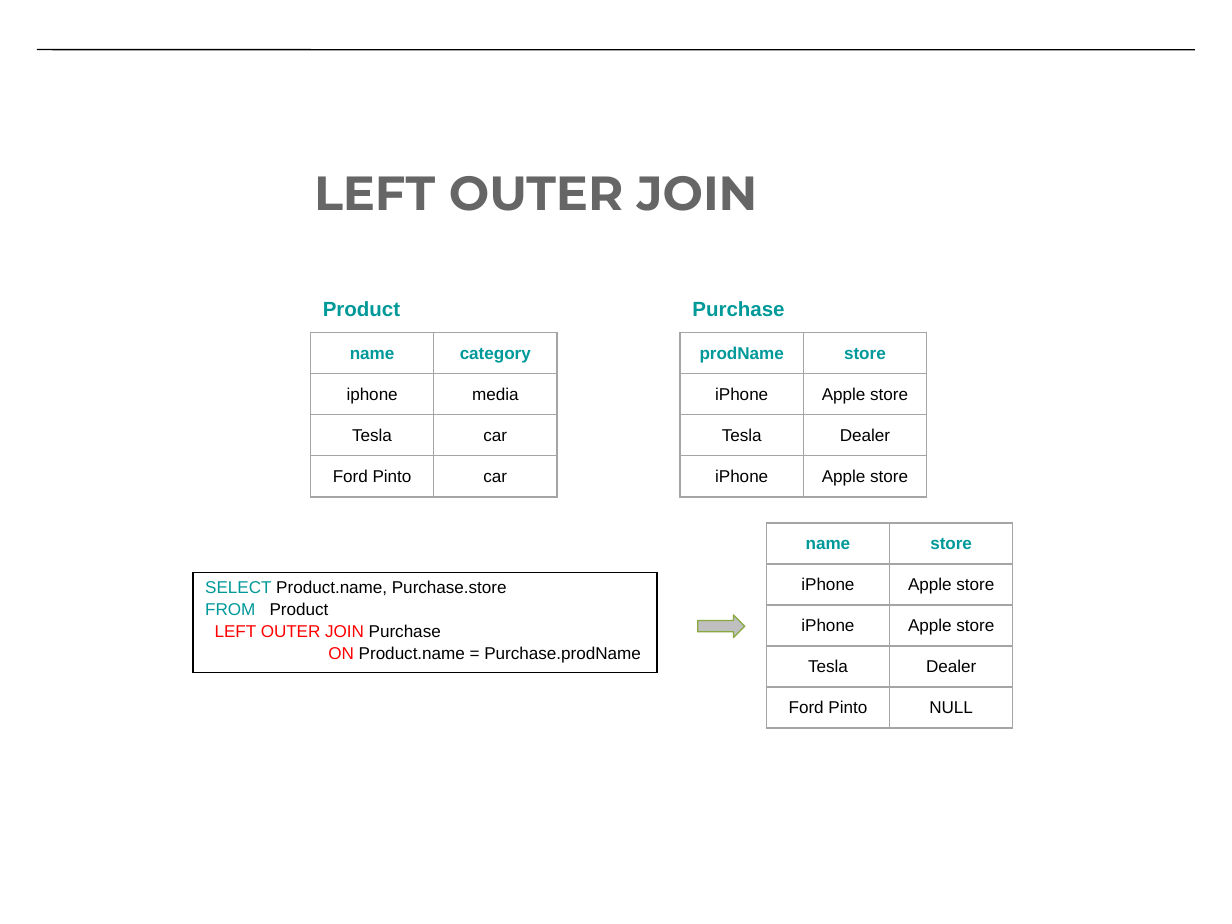
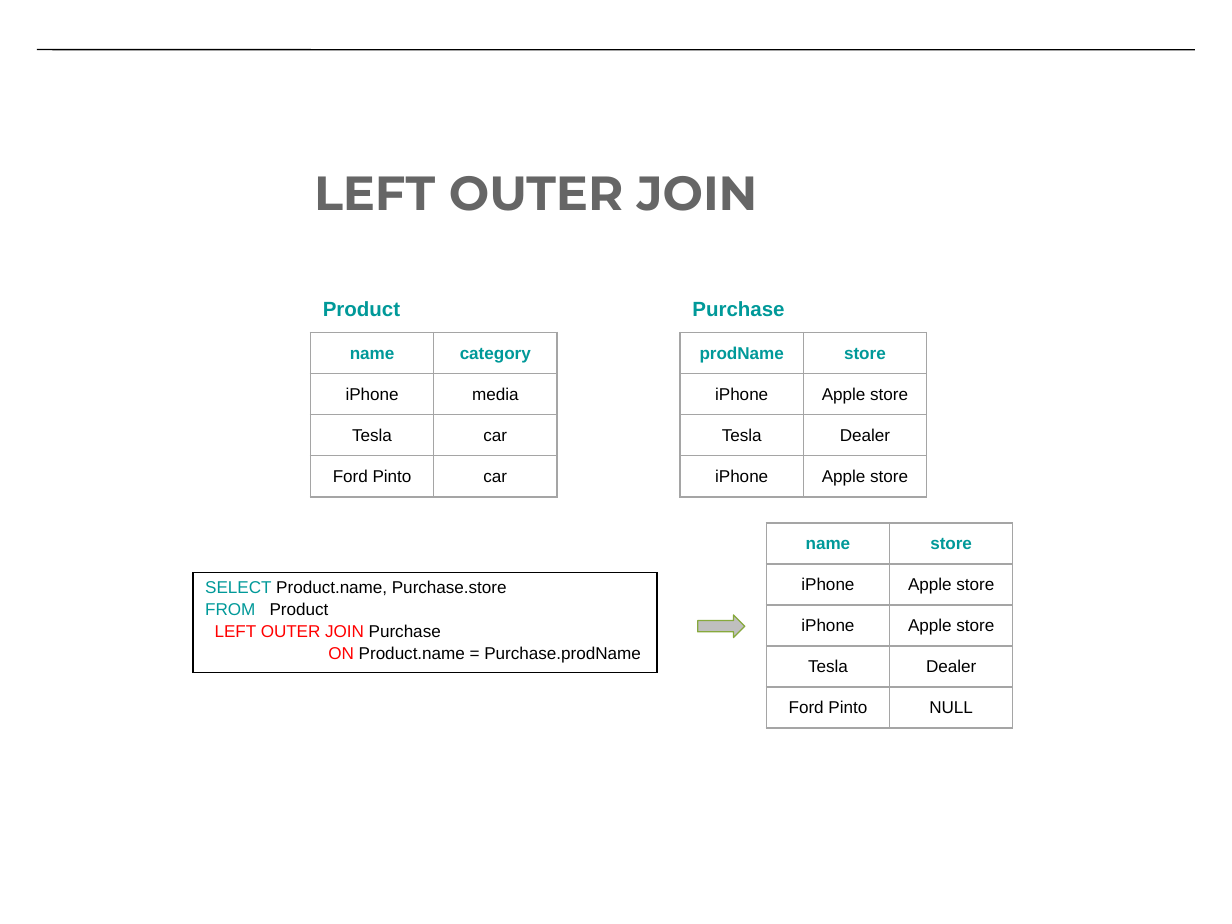
Before and after one commit to CS-W4121/cs-w4121.github.io, a slide deck: slide 37 of slides/Topic 2 - relational model part II.pptx. Drawn at 1232x924 pixels with LibreOffice and Linux fonts; fonts in the diff are those of the drawing. Boxes give left, top, right and bottom in pixels: in the first picture for what was removed or moved away, otherwise in the second. Text is boxed around its words. In the diff, an @@ line names an element or a change of style, - is before the commit and + after.

```diff
--- a/slides/Topic 2 - relational model part II.pptx
+++ b/slides/Topic 2 - relational model part II.pptx
@@ table at <box>310,333,557,496</box> @@
-row 2, column 1: iphone
+row 2, column 1: iPhone
```
Also in this commit, not shown: 2 other slides changed, 3 other files.
